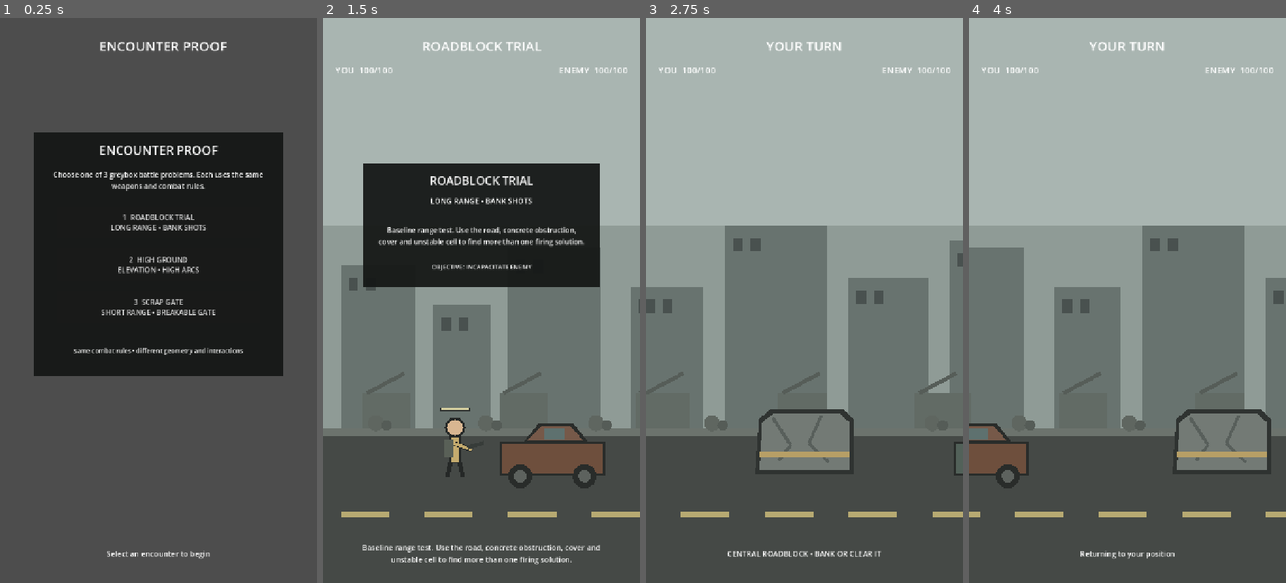
Above: before the commit, frames 1-4 (left to right).
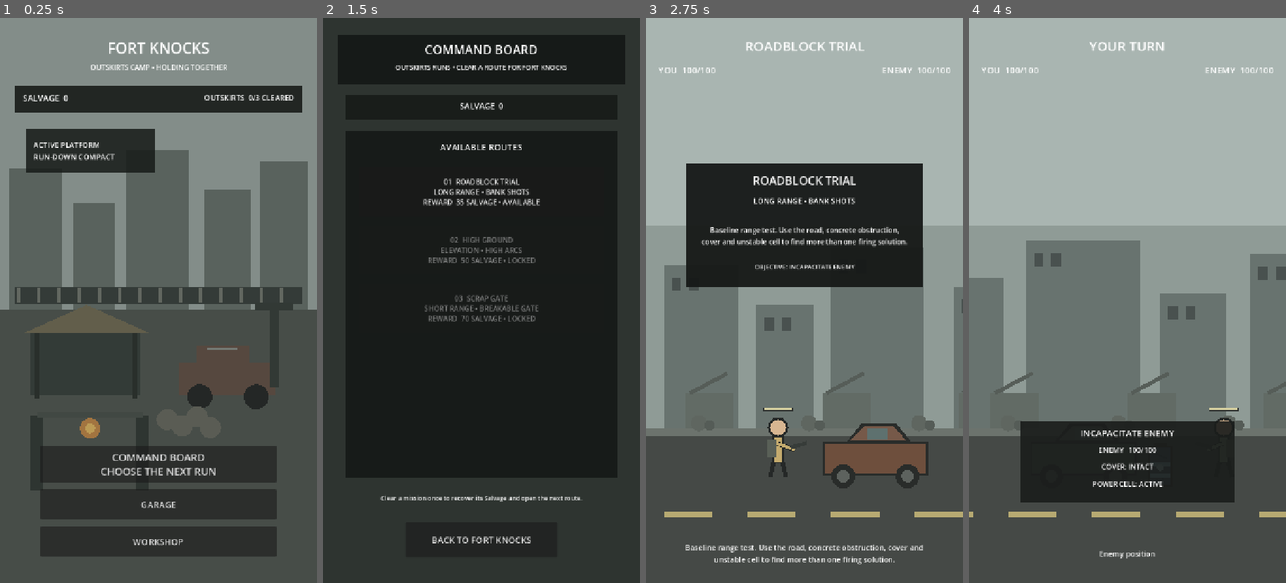
Above: after the commit, the same moments.

Repository: phantompixel-developer/FortKnocks
Game: Godot game, scene res://game/core/app.tscn
The game is run twice, just before and just after one commit, with the same random seed, the same clock (stepped at 60 frames per second) and the same inputs. Before the commit the project starts from res://game/battle/battle.tscn.
Inputs (mouse positions are in pixels of both pictures, inside the frame that each line leads up to):
- Up to frame 1 (0.25 s): no input
- Up to frame 2 (1.5 s): click (481, 464) at 0.5 s, where only the run after the commit has a clickable "COMMAND BOARD CHOOSE THE NEXT…"; click (481, 221) at 1.25 s, where only the run before the commit has a clickable "1 ROADBLOCK TRIAL LONG RANGE …"
- Up to frame 3 (2.75 s): click (804, 193) at 2 s, where only the run after the commit has a clickable "01 ROADBLOCK TRIAL LONG RANGE…"
- Up to frame 4 (4 s): move the mouse to (1197, 272) at 2.77 s; click (1197, 272) at 2.92 s; drag from (1064, 328) to (1111, 413) at 3.52 s

The runs differ from the first frame. In frame 1, 70% of the frame differs, in the area x 0-100%, y 0-96%; in frame 2, 70%, in the area x 0-100%, y 0-97%; in frame 3, 31%; in frame 4, 29%.

Commit message:
feat: boot through Fort Knocks app flow

Diff:
--- a/project.godot
+++ b/project.godot
@@ -11,7 +11,7 @@
 [application]
 
 config/name="FortKnocks"
-run/main_scene="res://game/battle/battle.tscn"
+run/main_scene="res://game/core/app.tscn"
 config/features=PackedStringArray("4.7", "Mobile")
 config/icon="res://icon.svg"
 
